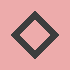
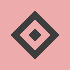
The second 70×70 image is a revision of the first. Changes to its layers:
added layer "collision" above "Layer" over box(29, 29, 41, 41)
